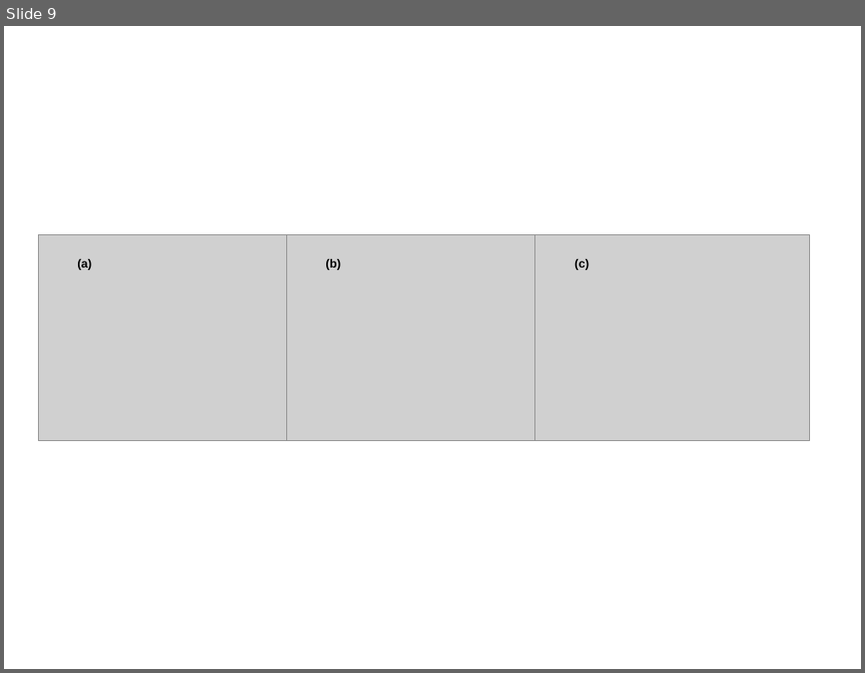
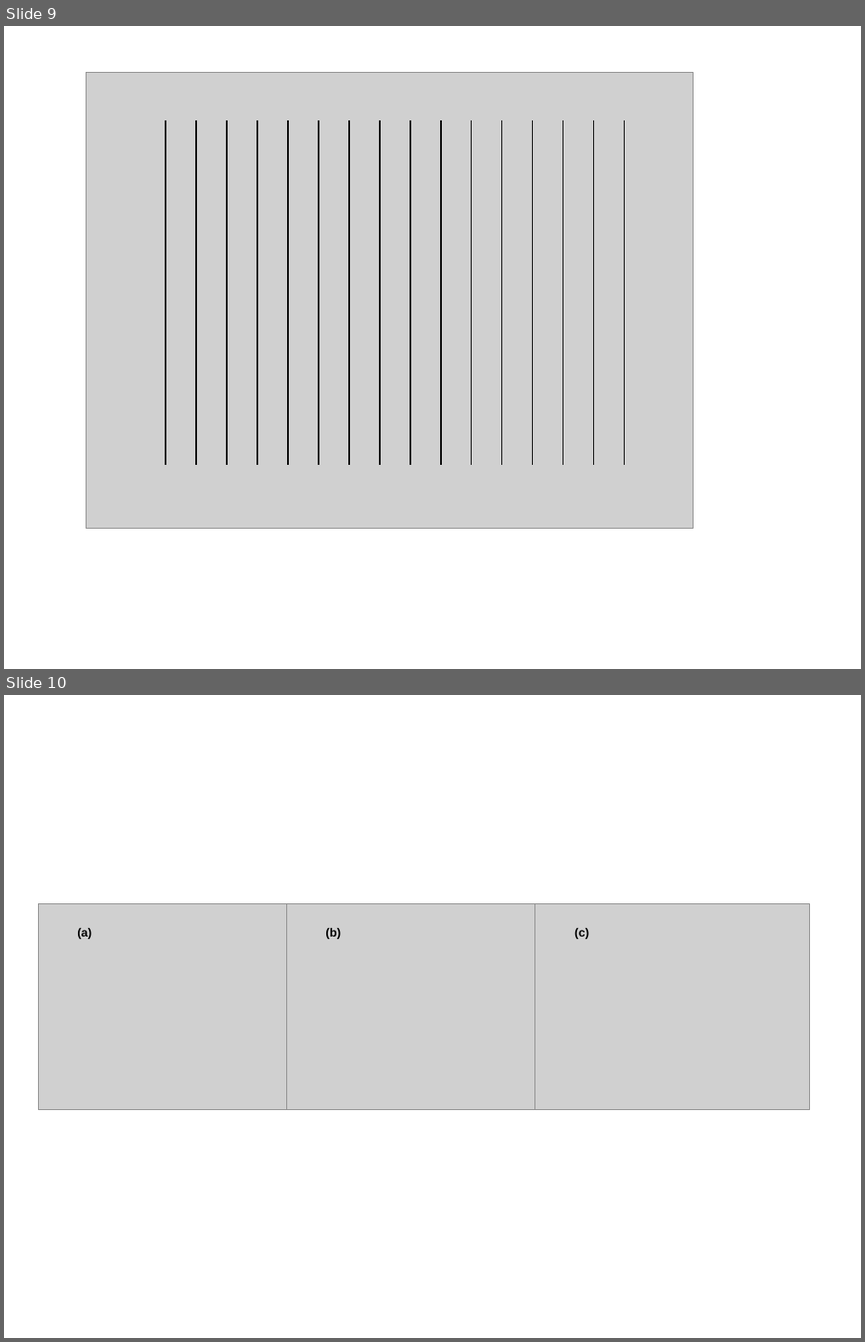
Before and after one commit to YashGPatel/Vessel-Underestimation, a slide deck: Figures3 - Copy for editing for the paper.pptx. Shown one above the other, each under a label of ours: slide 9 before the commit, slides 9 and 10 after it. The pictures are 865x673 and 865x1342 pixels, drawn with LibreOffice and Linux fonts; fonts in the diff are those of the drawing; grey boxes stand for pictures. Boxes give left, top, right and bottom in pixels: in the first picture for what was removed or moved away, otherwise in the second. Text is boxed around its words. In the diff, an @@ line names an element or a change of style, - is before the commit and + after.

```diff
--- a/Figures3 - Copy for editing for the paper.pptx
+++ b/Figures3 - Copy for editing for the paper.pptx
@@ slide 9 added at box(4, 26, 861, 669), background #FFFFFF @@
@@ picture added at box(86, 72, 693, 528) @@
@@ line added from (166, 120) to (166, 465), #000000 2.25 pt @@
@@ line added from (196, 120) to (196, 465), #000000 2.25 pt @@
@@ line added from (227, 120) to (227, 465), #000000 2.25 pt @@
@@ line added from (257, 120) to (257, 465), #000000 2.25 pt @@
@@ line added from (288, 120) to (288, 465), #000000 2.25 pt @@
@@ line added from (318, 120) to (318, 465), #000000 2.25 pt @@
@@ line added from (349, 120) to (349, 465), #000000 2.25 pt @@
@@ line added from (380, 120) to (380, 465), #000000 2.25 pt @@
@@ line added from (410, 120) to (410, 465), #000000 2.25 pt @@
@@ line added from (441, 120) to (441, 465), #000000 2.25 pt @@
@@ line added from (472, 120) to (472, 465), #000000 2.25 pt @@
@@ line added from (502, 120) to (502, 465), #000000 2.25 pt @@
@@ line added from (532, 120) to (532, 465), #000000 2.25 pt @@
@@ line added from (563, 120) to (563, 465), #000000 2.25 pt @@
@@ line added from (594, 120) to (594, 465), #000000 2.25 pt @@
@@ line added from (624, 120) to (624, 465), #000000 2.25 pt @@
@@ what was slide 9 is now slide 10 @@
```
Also in this commit, not shown: 4 other files.
